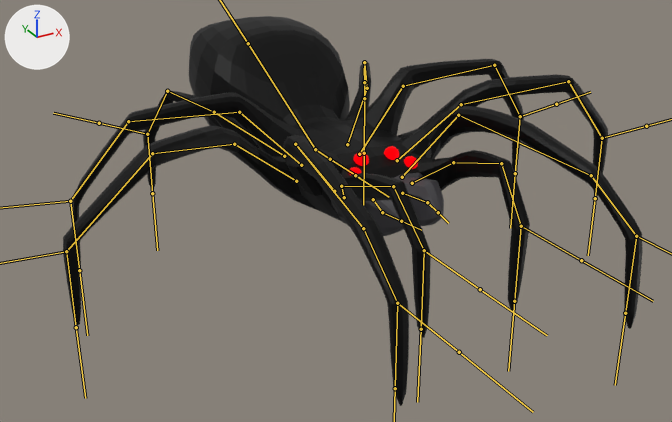
Renders of the FBX model DungeonsHDRP/Assets/Models/Custom/Spooder/Spooder.fbx from each side of a commit.
Camera for both pictures: a camera (50 mm lens) standing at (-1.198, -2.131, 0.94) and looking at (-0.064, -0.069, -0.091). Every picture has the same lights, and +X, +Y and +Z are marked at upper left. The bones that bend it are drawn over the model as lines.

The first picture shows 'Eye1', 'Eye2', 'Eye3', 'Eye4', 'SpiderMesh'.
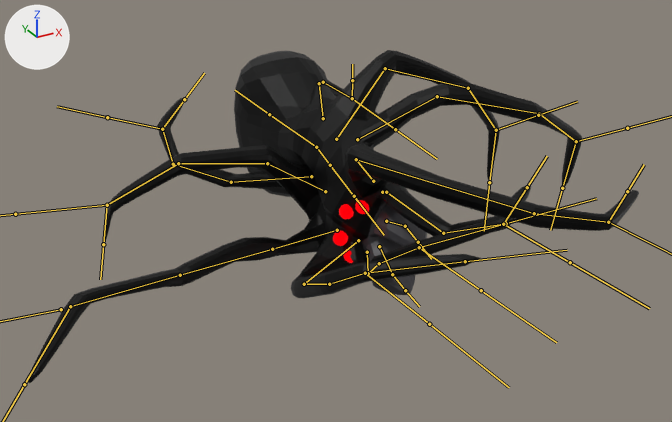
The newer file adds an action. The first version stands in its rest pose; the second is drawn at frame 6 of the action 'Armature|Death'.

What the commit changed:
Bone 'Body' (bone_body) moves from (0.0, 0.0, 0.0) to (0.0, 0.0, -0.018).
Bone 'Body' (bone_body) turns from (0, 0, 0) to (-83, 72, -84) degrees about its own x, y and z.
Bone 'Muncher1_R' (bone_muncher1_r) turns from (0, 0, 0) to (-2, 3, -8) degrees about its own x, y and z.
Bone 'Muncher1_L' (bone_muncher1_l) turns from (0, 0, 0) to (-2, -7, 14) degrees about its own x, y and z.
Bone 'Back' (bone_back) turns from (0, 0, 0) to (32, 5, -24) degrees about its own x, y and z.
Bone 'Leg5_1_R' (bone_leg5_1_r) turns from (0, 0, 0) to (-36, -8, 16) degrees about its own x, y and z.
Bone 'Leg5_2_R' (bone_leg5_2_r) turns from (0, 0, 0) to (-16, -8, 7) degrees about its own x, y and z.
Bone 'Leg5_3_R' (bone_leg5_3_r) turns from (0, 0, 0) to (-4, -1, 7) degrees about its own x, y and z.
Bone 'Leg4_1_R' (bone_leg4_1_r) turns from (0, 0, 0) to (-77, 7, 4) degrees about its own x, y and z.
Bone 'Leg4_2_R' (bone_leg4_2_r) turns from (0, 0, 0) to (-27, -5, -1) degrees about its own x, y and z.
Bone 'Leg4_3_R' (bone_leg4_3_r) turns from (0, 0, 0) to (15, -6, 13) degrees about its own x, y and z.
Bone 'Leg3_1_R' (bone_leg3_1_r) turns from (0, 0, 0) to (-55, -5, -19) degrees about its own x, y and z.
Bone 'Leg3_2_R' (bone_leg3_2_r) turns from (0, 0, 0) to (-26, 4, 14) degrees about its own x, y and z.
Bone 'Leg3_3_R' (bone_leg3_3_r) turns from (0, 0, 0) to (-47, -25, -38) degrees about its own x, y and z.
Bone 'Leg2_1_R' (bone_leg2_1_r) turns from (0, 0, 0) to (-24, 19, -27) degrees about its own x, y and z.
Bone 'Leg2_2_R' (bone_leg2_2_r) turns from (0, 0, 0) to (-24, 8, -19) degrees about its own x, y and z.
Bone 'Leg2_3_R' (bone_leg2_3_r) turns from (0, 0, 0) to (-13, 2, -2) degrees about its own x, y and z.
Bone 'Leg1_1_R' (bone_leg1_1_r) turns from (0, 0, 0) to (-6, 10, -44) degrees about its own x, y and z.
Bone 'Leg1_2_R' (bone_leg1_2_r) turns from (0, 0, 0) to (-14, 7, -3) degrees about its own x, y and z.
Bone 'Leg1_3_R' (bone_leg1_3_r) turns from (0, 0, 0) to (-37, 3, 0) degrees about its own x, y and z.
Bone 'Leg5_1_L' (bone_leg5_1_l) turns from (0, 0, 0) to (45, 28, -45) degrees about its own x, y and z.
Bone 'Leg5_2_L' (bone_leg5_2_l) turns from (0, 0, 0) to (-4, 9, -3) degrees about its own x, y and z.
Bone 'Leg5_3_L' (bone_leg5_3_l) turns from (0, 0, 0) to (-32, 3, -6) degrees about its own x, y and z.
Bone 'Leg4_1_L' (bone_leg4_1_l) turns from (0, 0, 0) to (86, 8, 5) degrees about its own x, y and z.
Bone 'Leg4_2_L' (bone_leg4_2_l) turns from (0, 0, 0) to (26, 5, -5) degrees about its own x, y and z.
Bone 'Leg4_3_L' (bone_leg4_3_l) turns from (0, 0, 0) to (-27, 1, 10) degrees about its own x, y and z.
Bone 'Leg3_1_L' (bone_leg3_1_l) turns from (0, 0, 0) to (82, -8, 11) degrees about its own x, y and z.
Bone 'Leg3_2_L' (bone_leg3_2_l) turns from (0, 0, 0) to (20, -7, -4) degrees about its own x, y and z.
Bone 'Leg3_3_L' (bone_leg3_3_l) turns from (0, 0, 0) to (-19, -3, 28) degrees about its own x, y and z.
Bone 'Leg2_1_L' (bone_leg2_1_l) turns from (0, 0, 0) to (12, 8, 9) degrees about its own x, y and z.
Bone 'Leg2_2_L' (bone_leg2_2_l) turns from (0, 0, 0) to (14, 2, -1) degrees about its own x, y and z.
Bone 'Leg2_3_L' (bone_leg2_3_l) turns from (0, 0, 0) to (3, 0, -1) degrees about its own x, y and z.
Bone 'Leg1_1_L' (bone_leg1_1_l) turns from (0, 0, 0) to (8, 10, -7) degrees about its own x, y and z.
Bone 'Leg1_2_L' (bone_leg1_2_l) turns from (0, 0, 0) to (13, 3, -3) degrees about its own x, y and z.
Bone 'Leg1_3_L' (bone_leg1_3_l) turns from (0, 0, 0) to (13, 1, -1) degrees about its own x, y and z.

Changed parts and their boxes [x1, y1, x2, y2] in the pictures (672 x 422 px):
'SpiderMesh', posed (15% shorter): before [63, 16, 643, 406]; after [29, 50, 639, 383]
'Eye3', posed: before [353, 152, 369, 166]; after [333, 231, 348, 246]
'Eye1', posed (7% taller): before [384, 146, 399, 160]; after [339, 204, 354, 219]
'Eye2', posed (7% taller): before [404, 156, 418, 169]; after [355, 200, 369, 214]
'Eye4', posed: before [348, 167, 362, 175]; after [343, 250, 353, 263]
bone 'Body', root to tip: before (330, 159) to (360, 178); after (330, 165) to (357, 201)
bone 'Muncher1_R', root to tip: before (373, 199) to (382, 212); after (379, 246) to (392, 274)
bone 'Muncher1_L', root to tip: before (402, 193) to (427, 202); after (386, 221) to (405, 226)
bone 'Back', root to tip: before (315, 149) to (248, 43); after (316, 147) to (269, 114)
bone 'Leg5_1_R', root to tip: before (284, 156) to (214, 112); after (311, 176) to (231, 182)
bone 'Leg5_2_R', root to tip: before (214, 112) to (167, 91); after (231, 182) to (173, 164)
bone 'Leg5_3_R', root to tip: before (167, 91) to (147, 134); after (173, 164) to (162, 129)
bone 'Leg4_1_R', root to tip: before (301, 165) to (239, 112); after (325, 191) to (267, 163)
bone 'Leg4_2_R', root to tip: before (239, 112) to (128, 121); after (267, 163) to (178, 163)
bone 'Leg4_3_R', root to tip: before (128, 121) to (70, 201); after (178, 163) to (107, 205)
bone 'Leg3_1_R', root to tip: before (296, 181) to (234, 144); after (337, 230) to (272, 249)
bone 'Leg3_2_R', root to tip: before (234, 144) to (152, 153); after (272, 249) to (180, 275)
bone 'Leg3_3_R', root to tip: before (152, 153) to (66, 251); after (180, 275) to (70, 306)
bone 'Leg2_1_R', root to tip: before (334, 191) to (295, 144); after (358, 240) to (304, 284)
bone 'Leg2_2_R', root to tip: before (295, 144) to (363, 228); after (304, 284) to (329, 284)
bone 'Leg2_3_R', root to tip: before (363, 228) to (397, 303); after (329, 284) to (365, 273)
bone 'Leg1_1_R', root to tip: before (344, 197) to (341, 186); after (367, 252) to (368, 273)
bone 'Leg1_2_R', root to tip: before (341, 186) to (393, 186); after (368, 273) to (379, 263)
bone 'Leg1_3_R', root to tip: before (393, 186) to (424, 250); after (379, 263) to (419, 247)
bone 'Leg5_1_L', root to tip: before (347, 144) to (367, 88); after (323, 118) to (319, 83)
bone 'Leg5_2_L', root to tip: before (367, 88) to (364, 62); after (319, 83) to (323, 82)
bone 'Leg5_3_L', root to tip: before (364, 62) to (364, 98); after (323, 82) to (352, 98)
bone 'Leg4_1_L', root to tip: before (359, 154) to (403, 86); after (336, 139) to (385, 68)
bone 'Leg4_2_L', root to tip: before (403, 86) to (494, 65); after (385, 68) to (468, 88)
bone 'Leg4_3_L', root to tip: before (494, 65) to (520, 116); after (468, 88) to (496, 130)
bone 'Leg3_1_L', root to tip: before (397, 160) to (461, 104); after (357, 139) to (437, 96)
bone 'Leg3_2_L', root to tip: before (461, 104) to (568, 81); after (437, 96) to (539, 113)
bone 'Leg3_3_L', root to tip: before (568, 81) to (602, 138); after (539, 113) to (576, 141)
bone 'Leg2_1_L', root to tip: before (402, 177) to (458, 115); after (373, 181) to (356, 159)
bone 'Leg2_2_L', root to tip: before (458, 115) to (591, 175); after (356, 159) to (534, 213)
bone 'Leg2_3_L', root to tip: before (591, 175) to (636, 236); after (534, 213) to (608, 222)
bone 'Leg1_1_L', root to tip: before (412, 183) to (453, 162); after (382, 192) to (386, 192)
bone 'Leg1_2_L', root to tip: before (453, 162) to (501, 163); after (386, 192) to (443, 233)
bone 'Leg1_3_L', root to tip: before (501, 163) to (521, 226); after (443, 233) to (503, 224)
